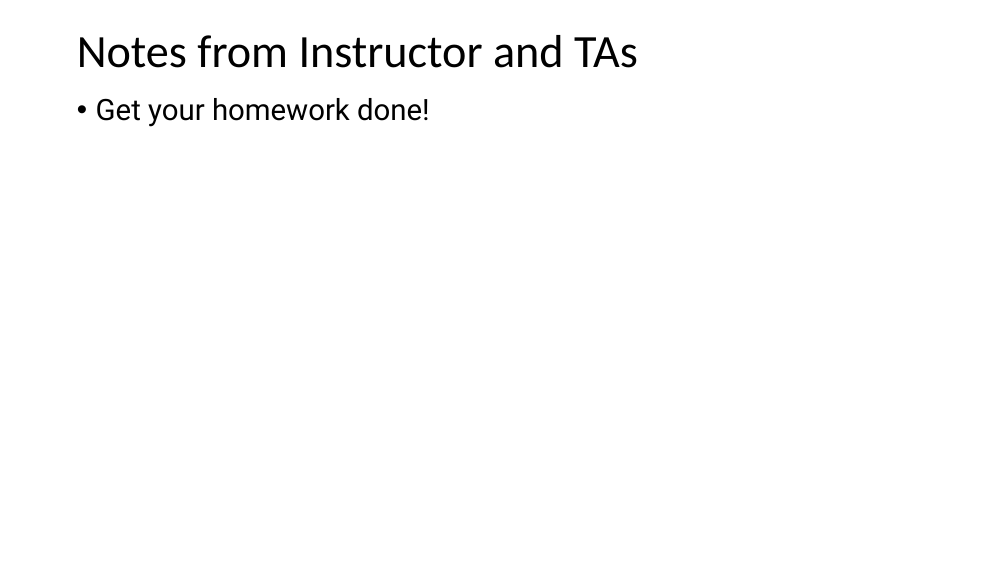
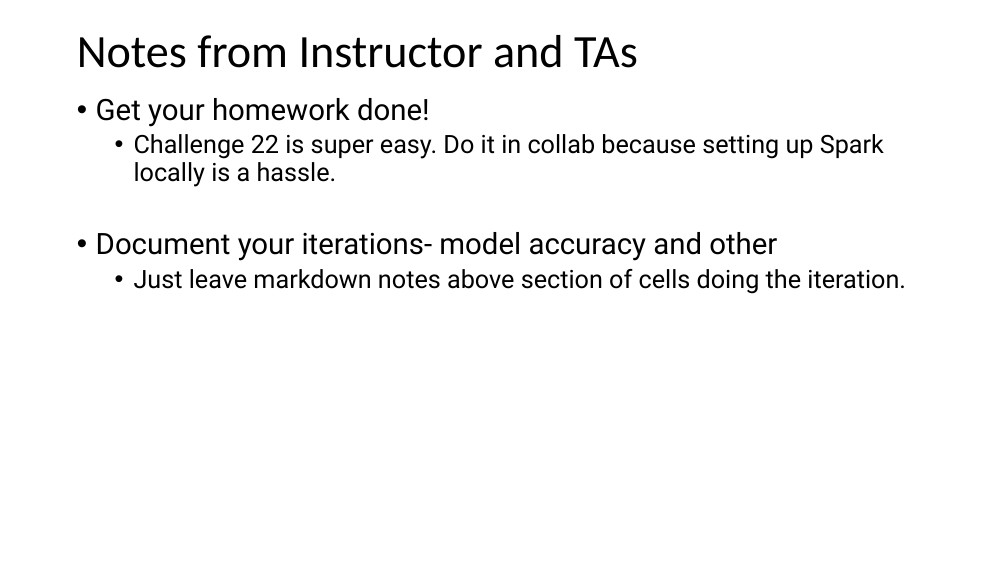
Before and after one commit to Evdawg/Project_4_FF_ML, a slide deck: slide 4 of Project_3_outline.pptm. Drawn at 1008x567 pixels with LibreOffice and Linux fonts; fonts in the diff are those of the drawing. Boxes give left, top, right and bottom in pixels: in the first picture for what was removed or moved away, otherwise in the second. Text is boxed around its words. In the diff, an @@ line names an element or a change of style, - is before the commit and + after.

```diff
--- a/Project_3_outline.pptm
+++ b/Project_3_outline.pptm
@@ text at bbox=[96, 134, 906, 294]: paragraphs added @@
+  • Challenge 22 is super easy. Do it in collab because setting up Spark locally is a hassle.
+• Document your iterations- model accuracy and other
+  • Just leave markdown notes above section of cells doing the iteration.
```
Also in this commit, not shown: 3 other files.
